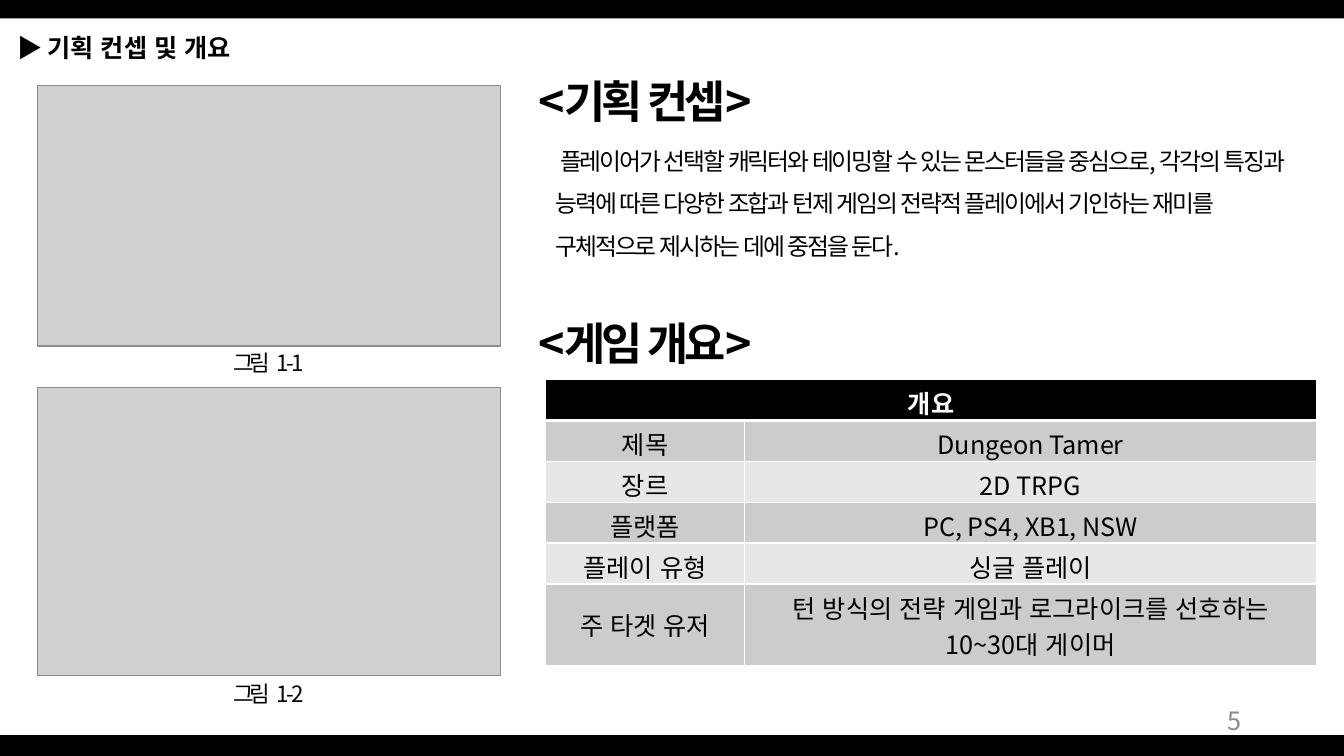
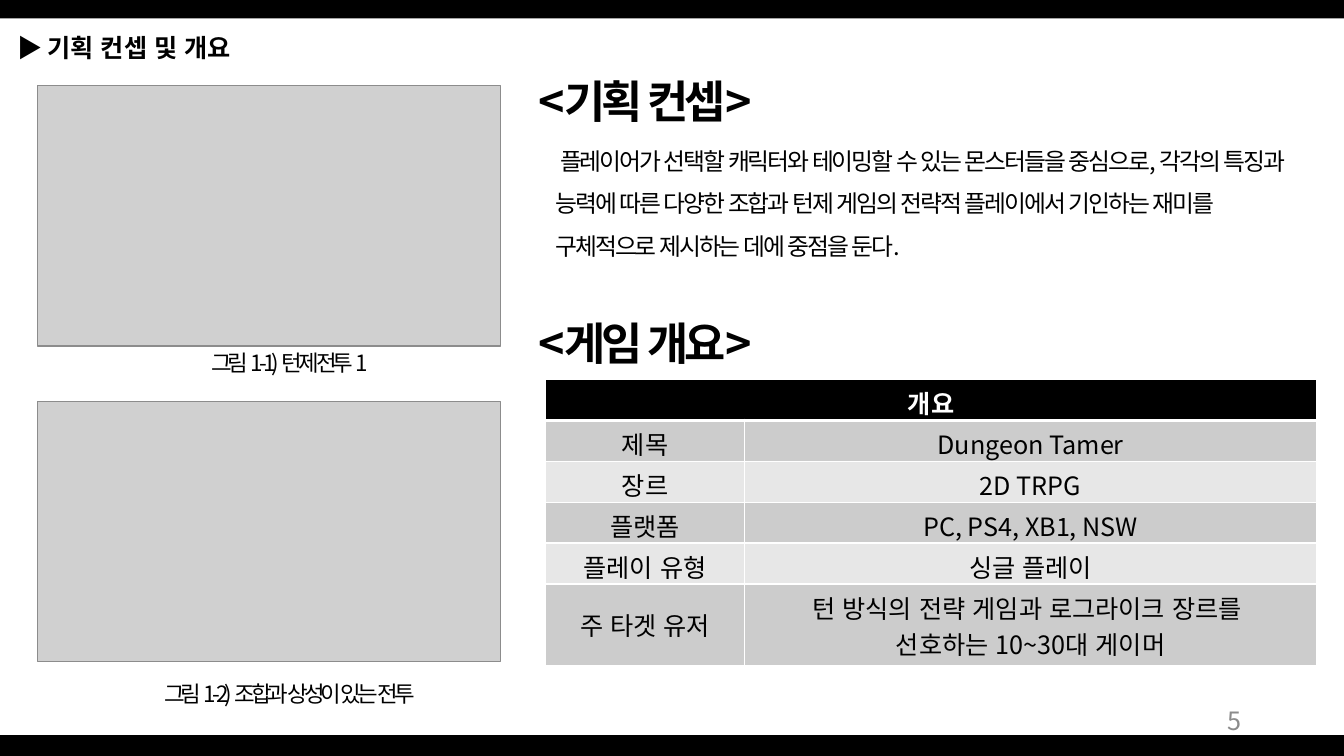
Before and after one commit to Bumizi/GameDesign, a slide deck: slide 5 of 2018 동계방학 기획자 특훈/Dungeon Tamer_190103.pptx. Drawn at 1344x756 pixels with LibreOffice and Linux fonts; fonts in the diff are those of the drawing; grey boxes stand for pictures. Boxes give left, top, right and bottom in pixels: in the first picture for what was removed or moved away, otherwise in the second. Text is boxed around its words. In the diff, an @@ line names an element or a change of style, - is before the commit and + after.

Commit message:
Dungeon Tamer 5차
제안서 5차
-목차 및 슬라이드 순서 변경
-게임 플레이 파트 대대적 수정

```diff
--- a/2018 동계방학 기획자 특훈/Dungeon Tamer_190103.pptx
+++ b/2018 동계방학 기획자 특훈/Dungeon Tamer_190103.pptx
@@ text at bbox=[211, 352, 367, 375]: text changed @@
-그림 1 - 1
+그림 1 - 1) 턴제 전투 1
@@ table at bbox=[545, 380, 1317, 666] @@
-row 6, column 2: 턴 방식의 전략 게임과 로그라이크를 선호하는 / 10~30대 게이머
+row 6, column 2: 턴 방식의 전략 게임과 로그라이크 장르를 / 선호하는 10~30대 게이머
@@ picture: place and size @@
-picture at bbox=[37, 387, 500, 675]
+picture at bbox=[37, 401, 500, 661]
@@ text at bbox=[164, 683, 415, 706]: text changed @@
-그림 1 - 2
+그림 1 - 2) 조합과 상성이 있는 전투
```
Also in this commit, not shown: 23 other slides changed, 3 slides added, 3 slides removed, 12 other files.
